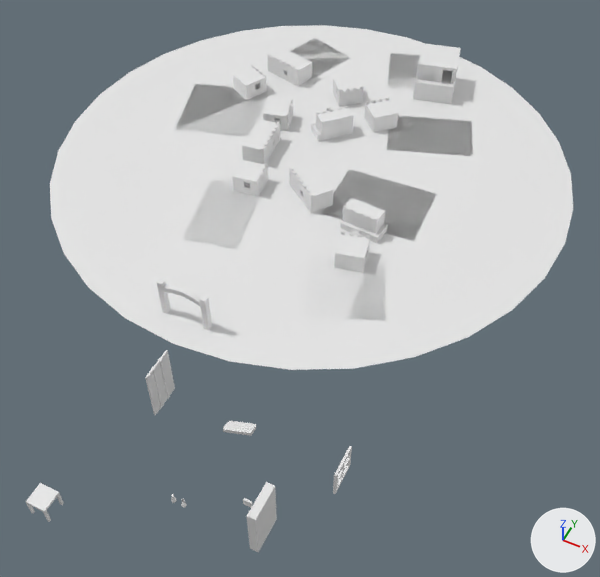
One commit to the Blender file Assets/models/enviornment/models/twnObjects/twnModular.blend: the scene before it, then after it.
One viewpoint serves both versions: a 50 mm camera at (68.0, -142.0, 130.1) aimed at (12.8, -31.5, -8.0). Arrows for +X, +Y and +Z are at lower right; the lights stay in place.

The first picture shows 'Plane.003', 'Plane.005', 'Plane.006', 'Plane.009', 'Plane.010', 'bookShelf', 'door', 'layout', 'wall.001', 'wall.002', 'wall.003', 'woodArch'.
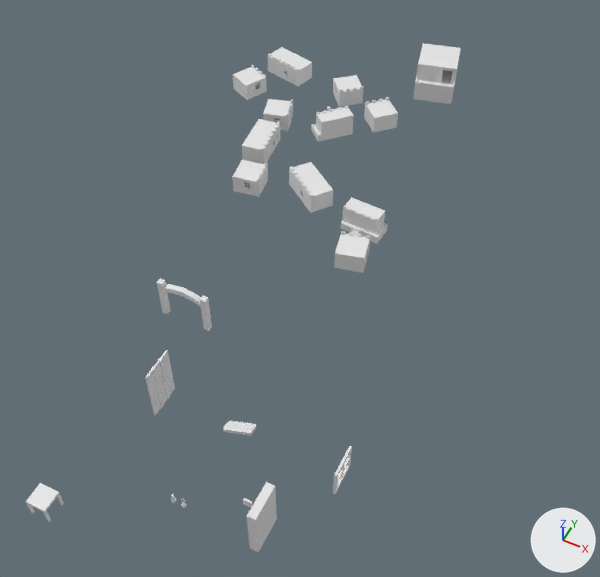
The change, as a diff of the scene's bpy script:
```diff
--- a/Assets/models/enviornment/models/twnObjects/twnModular.blend.py
+++ b/Assets/models/enviornment/models/twnObjects/twnModular.blend.py
@@ ob_layout @@
 ob_layout.scale = (62.2, 62.2, 3.91)
+ob_layout.hide_set(True)
```

Location of each change, (x1, y1, x2, y2) in pixels of the pictures (600 x 577 px):
'layout', hidden: before (50, 25, 573, 370)
